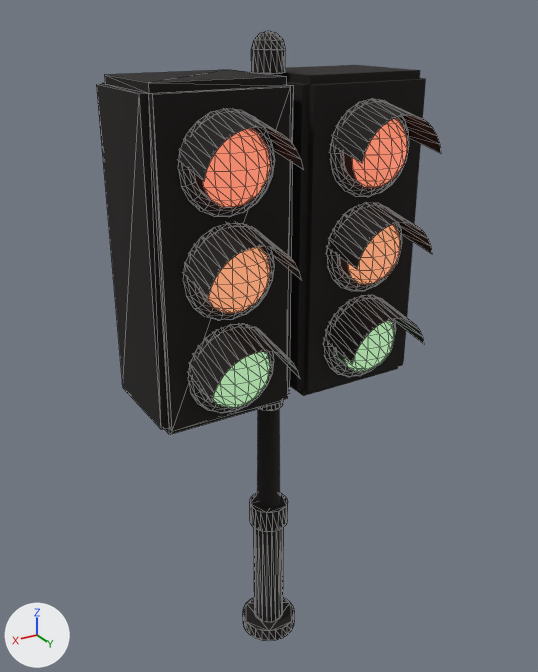
Two versions of the glTF model assets/models/35-traffic-light/35-traffic-light-bs3.glb, one commit apart.
Both versions are drawn from a camera (50 mm lens) standing at (1.68, 2.8, 3.16) and looking at (0.0, 0.0, 1.77). Lighting does not change. The marker at lower left points along +X, +Y and +Z. The picture after the commit comes second. Mesh edges are drawn as thin lines on the coarser meshes. Where no turn or scale is listed for an object, it has been applied to the vertices.

In view in the first picture: 'HeadL', 'HeadR', 'Hood_green_+0.34', 'Hood_green_-0.34', 'Hood_orange_+0.34', 'Hood_orange_-0.34', 'Hood_red_+0.34', 'Hood_red_-0.34', 'Lens_green_+0.34', 'Lens_green_-0.34', 'Lens_orange_+0.34', 'Lens_orange_-0.34', 'Lens_red_+0.34', 'Lens_red_-0.34', 'PoleLower', 'PoleUpper' and 11 more.
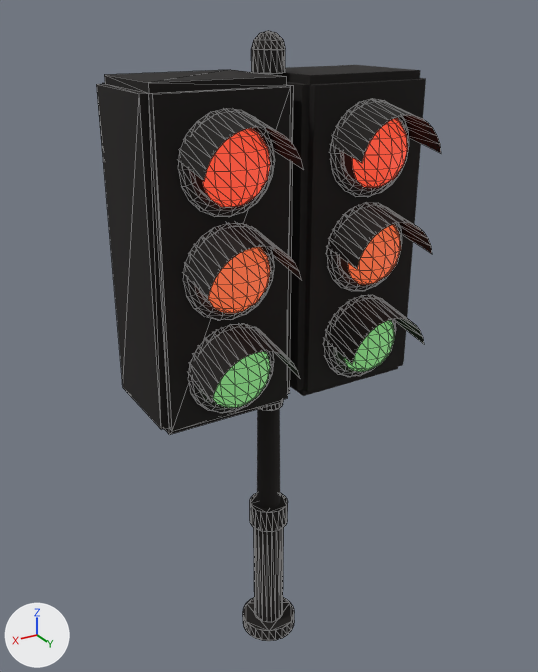
Location of each change, [x1, y1, x2, y2] in pixels of the pictures (538 x 672 px):
```json
{"object": "Lens_red_+0.34", "change": "recoloured", "before": [202, 128, 270, 207], "after": [202, 128, 270, 207], "on screen": "orange to red"}
{"object": "Lens_orange_+0.34", "change": "recoloured", "before": [208, 247, 270, 313], "after": [208, 247, 270, 313], "on screen": "darker"}
{"object": "Lens_red_-0.34", "change": "recoloured", "before": [352, 118, 408, 188], "after": [352, 118, 408, 188], "on screen": "orange to red"}
{"object": "Lens_green_+0.34", "change": "recoloured", "before": [213, 352, 270, 408], "after": [213, 352, 270, 408], "on screen": "darker"}
{"object": "Lens_orange_-0.34", "change": "recoloured", "before": [348, 224, 401, 284], "after": [348, 224, 401, 284], "on screen": "darker"}
{"object": "Lens_green_-0.34", "change": "recoloured", "before": [344, 320, 394, 372], "after": [344, 320, 394, 372], "on screen": "darker"}
```

Edits to the scene script, one JSON object a line:
```json
{"op": "set", "path": "mat_lampred.emission_color", "old": "(0.858, 0.239, 0.141)", "new": "(0.854, 0.08, 0.038)", "note": "orange #ee8669 -> red #ee5037"}
{"op": "set", "path": "mat_lamporange.emission_color", "old": "(0.807, 0.317, 0.16)", "new": "(0.752, 0.127, 0.045)", "note": "orange #e8996f -> orange #e1643c"}
{"op": "set", "path": "mat_lampgreen.emission_color", "old": "(0.376, 0.639, 0.356)", "new": "(0.171, 0.468, 0.156)", "note": "green #a5d1a1 -> green #73b66e"}
```
